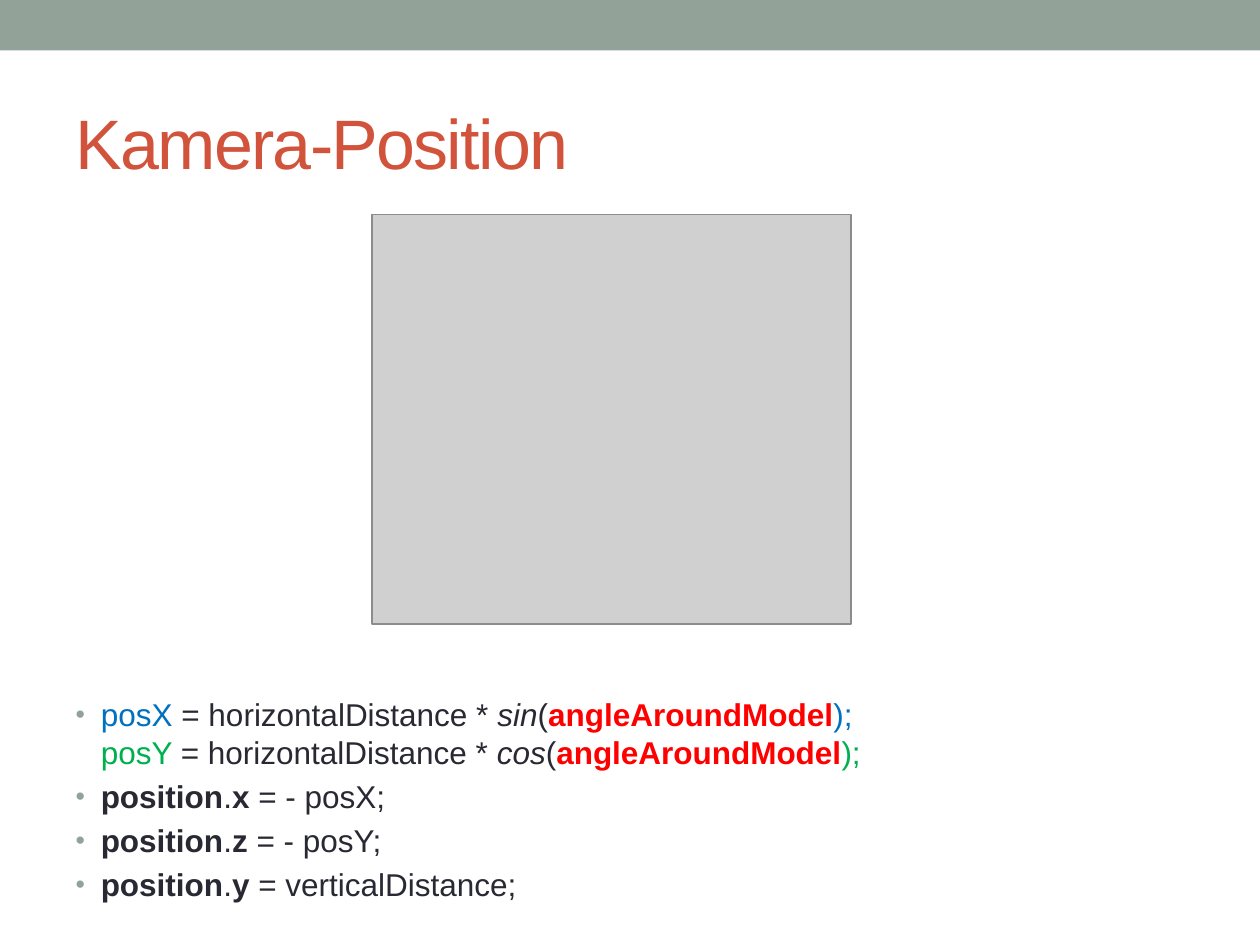
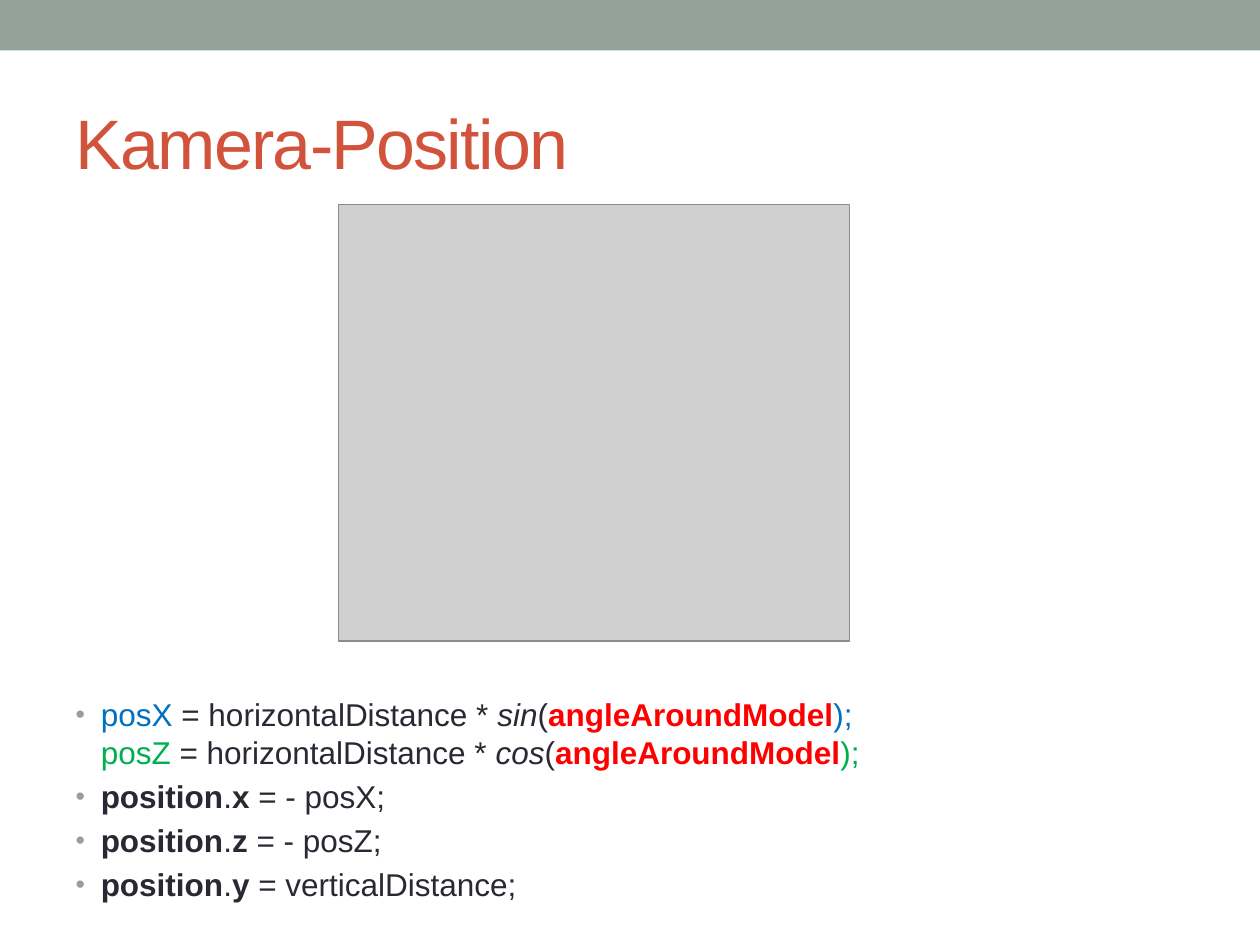
Before and after one commit to joe1990/OpenGl3DModelViewer, a slide deck: slide 8 of präsi-projekt-obj-geom.pptx. Drawn at 1260x945 pixels with LibreOffice and Linux fonts; fonts in the diff are those of the drawing; grey boxes stand for pictures. Boxes give left, top, right and bottom in pixels: in the first picture for what was removed or moved away, otherwise in the second. Text is boxed around its words. In the diff, an @@ line names an element or a change of style, - is before the commit and + after.

```diff
--- a/präsi-projekt-obj-geom.pptx
+++ b/präsi-projekt-obj-geom.pptx
@@ picture: place and size @@
-picture at box(372, 214, 850, 624)
+picture at box(339, 204, 849, 640)
@@ text at box(101, 703, 860, 770): text changed @@
-• posX = horizontalDistance * sin(angleAroundModel);
-  posY = horizontalDistance * cos(angleAroundModel);
+• posX = horizontalDistance * sin(angleAroundModel);
+  posZ = horizontalDistance * cos(angleAroundModel);
@@ text at box(101, 829, 382, 858): text changed @@
-• position.z = - posY;
+• position.z = - posZ;
```
Also in this commit, not shown: 1 other file.
